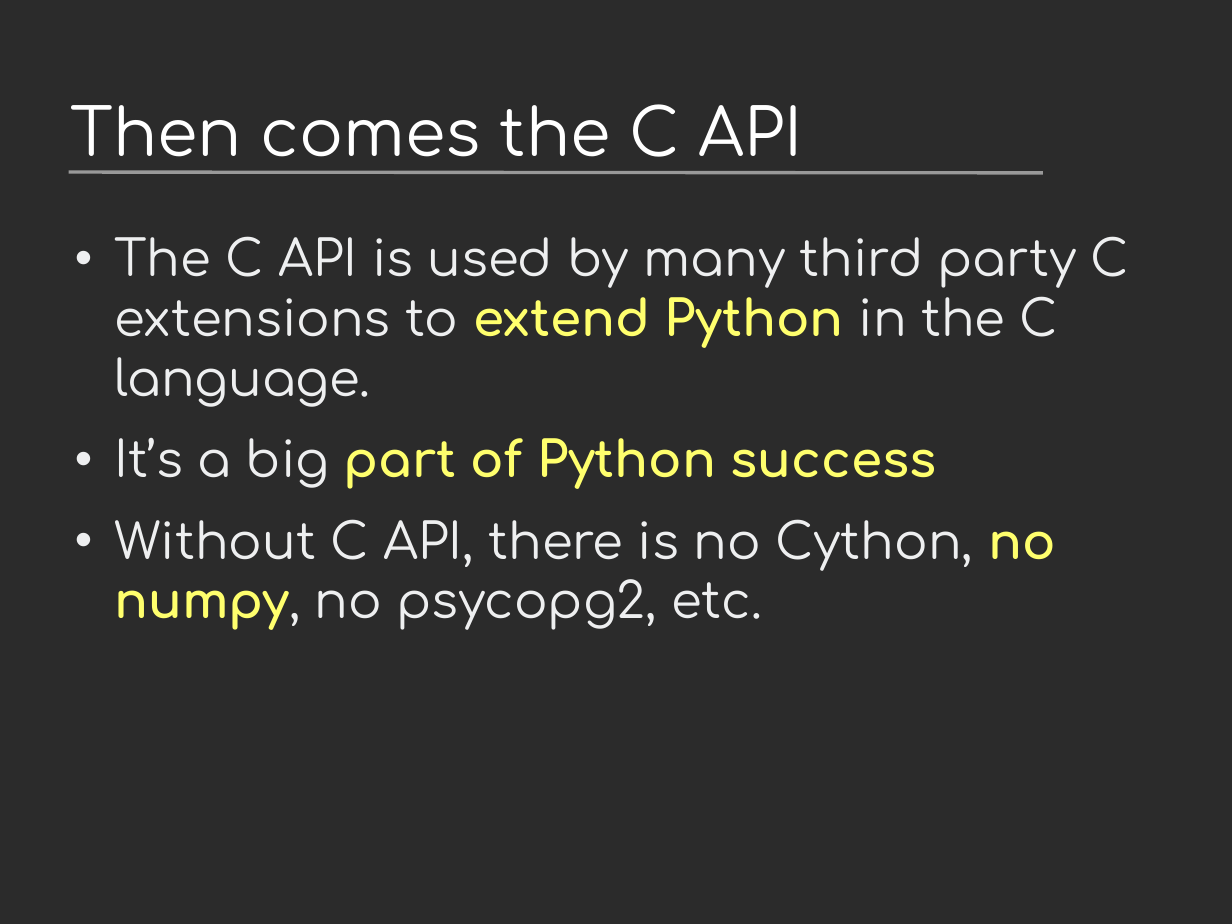
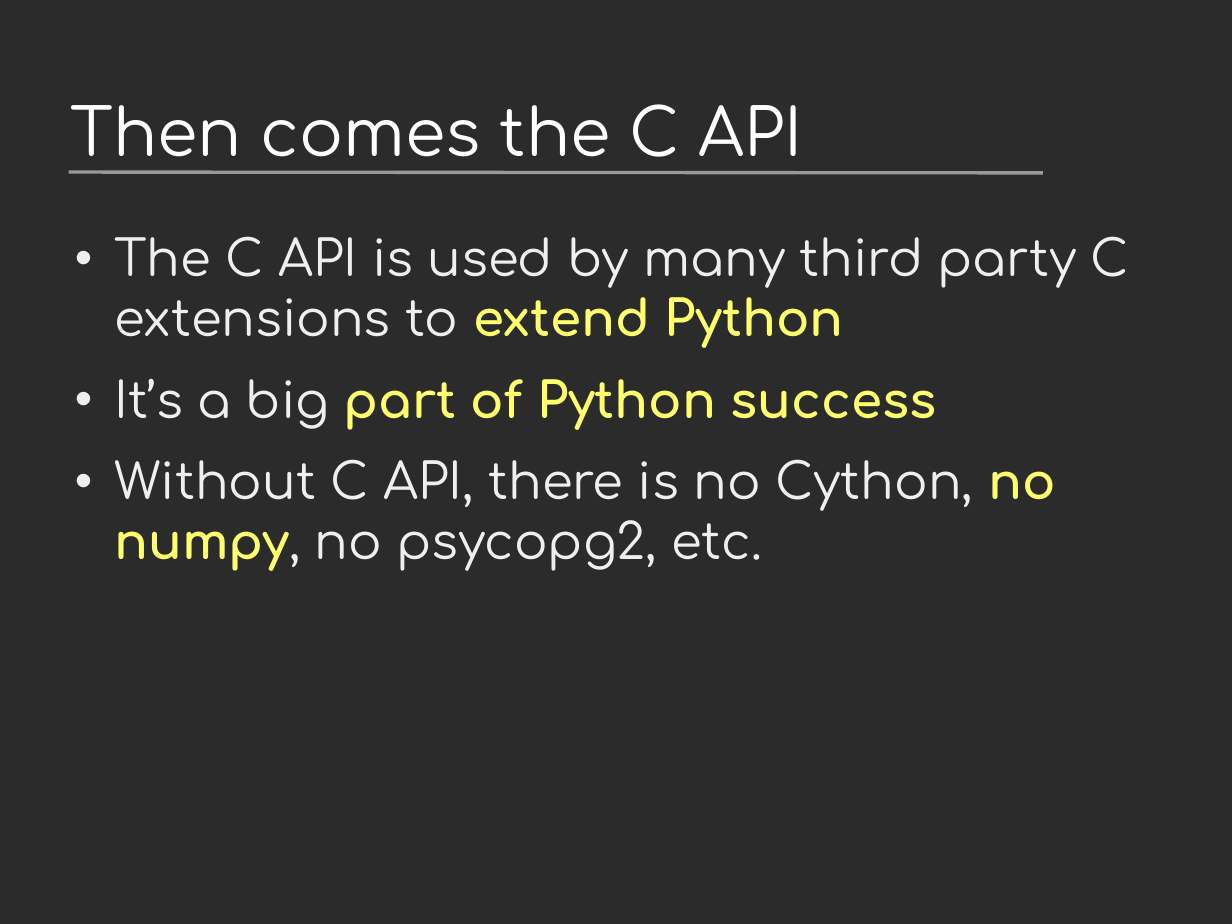
Before and after one commit to vstinner/talks, a slide deck: slide 17 of 2022-PyconAPAC/python-incompatible-changes.odp. Drawn at 1232x924 pixels with LibreOffice and Linux fonts; fonts in the diff are those of the drawing; background and template pictures are left out; a plain dark background stands for a picture behind light text. Boxes give left, top, right and bottom in pixels: in the first picture for what was removed or moved away, otherwise in the second. Text is boxed around its words. In the diff, an @@ line names an element or a change of style, - is before the commit and + after.

```diff
--- a/2022-PyconAPAC/python-incompatible-changes.odp
+++ b/2022-PyconAPAC/python-incompatible-changes.odp
@@ text at [114,236,1129,348]: text changed @@
-• The C API is used by many third party C extensions to extend Python in the C language.
+• The C API is used by many third party C extensions to extend Python
```
Also in this commit, not shown: 16 other slides changed, 12 slides added, 1 slide removed, 1 other file.
